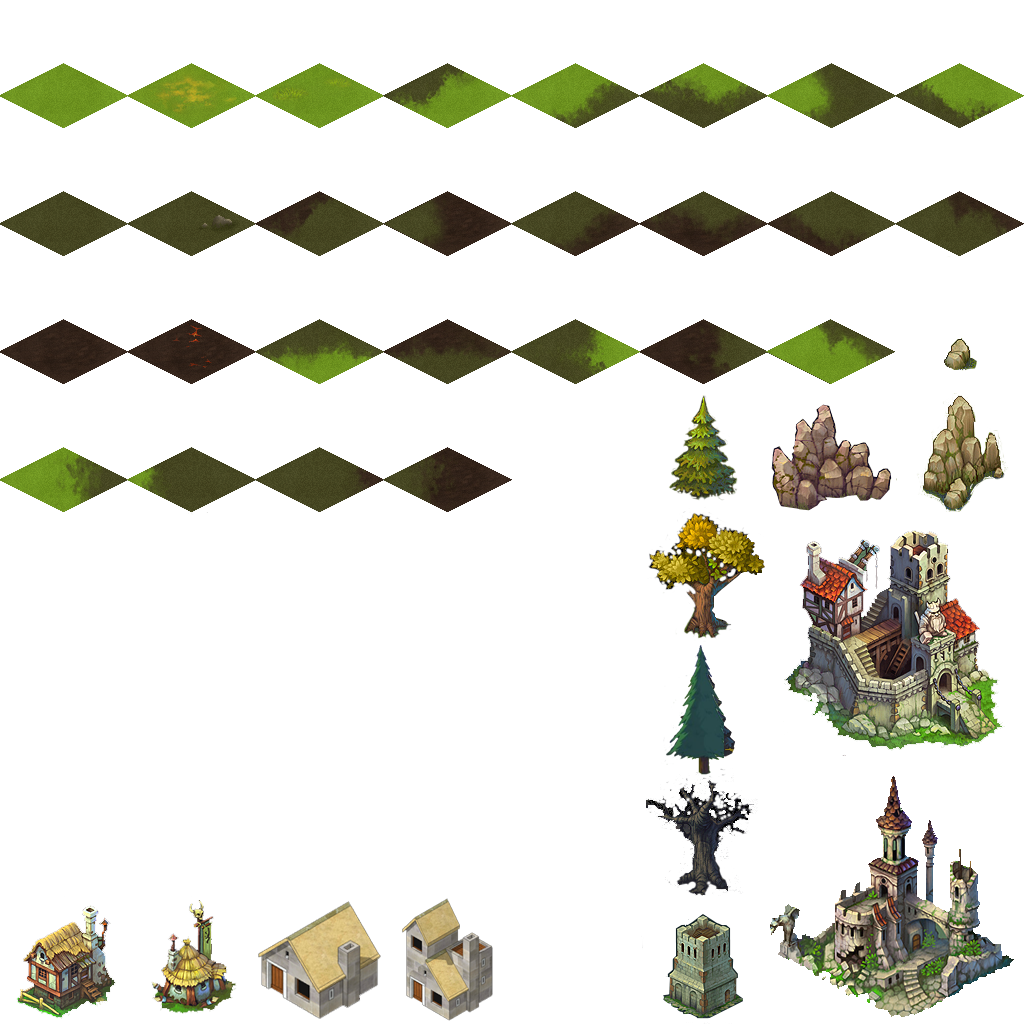
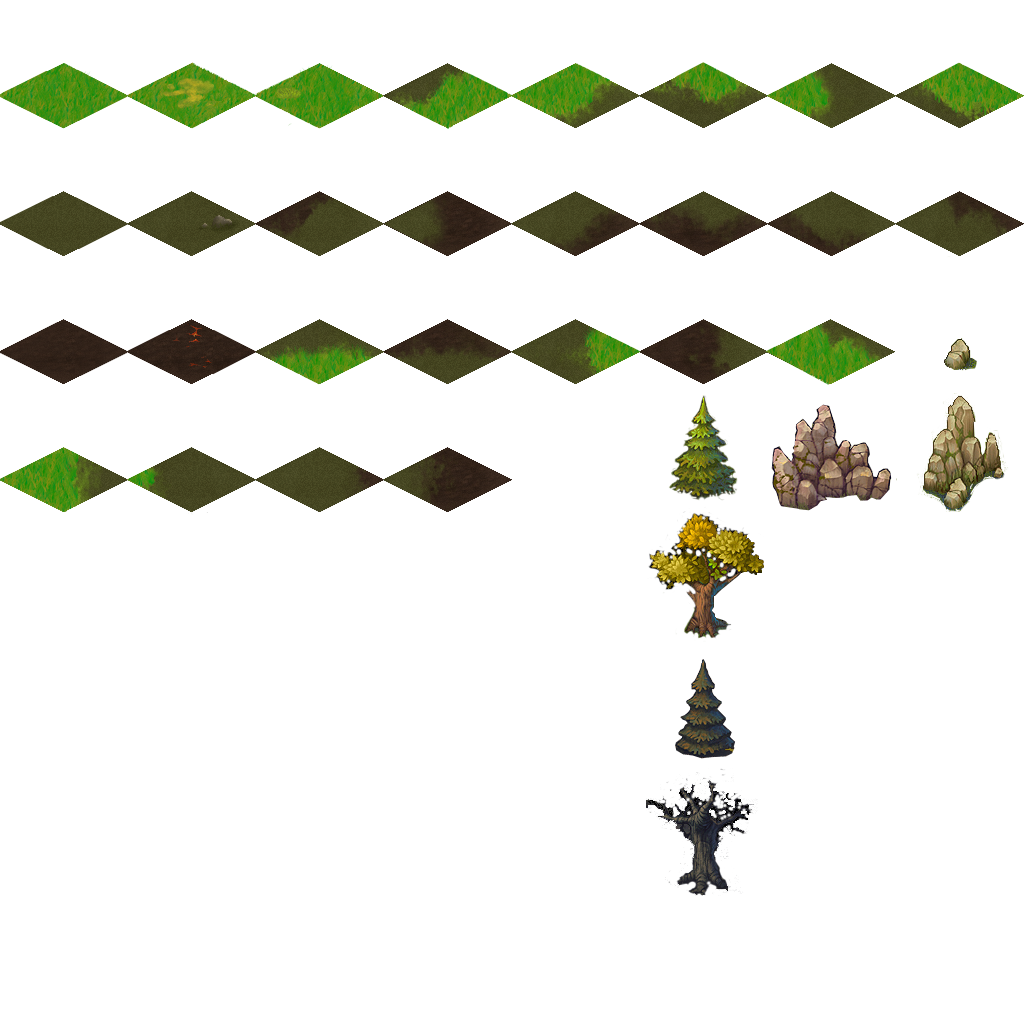
Layered file, before and after one edit (1024×1024). Changes by layer:
renamed "Layer 2" to "Layer 86", painted on it over [0, 62, 1024, 896]
hid "Layer 0" over [0, 63, 1024, 1024]
